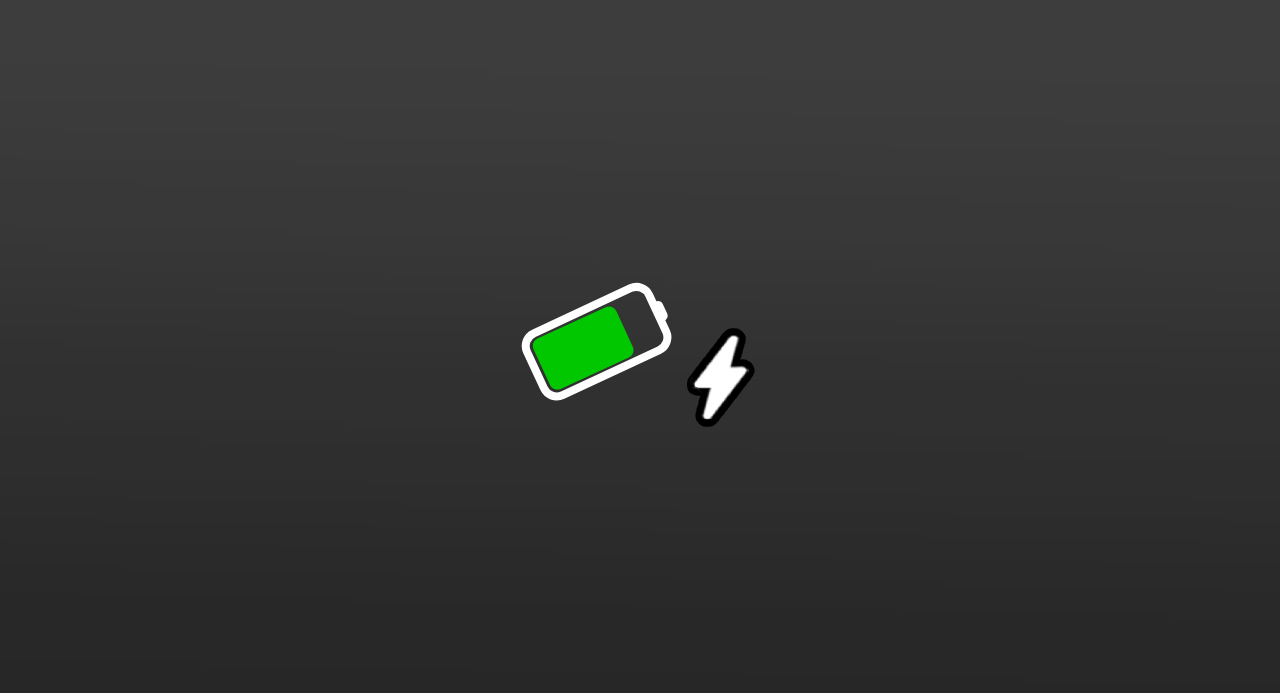
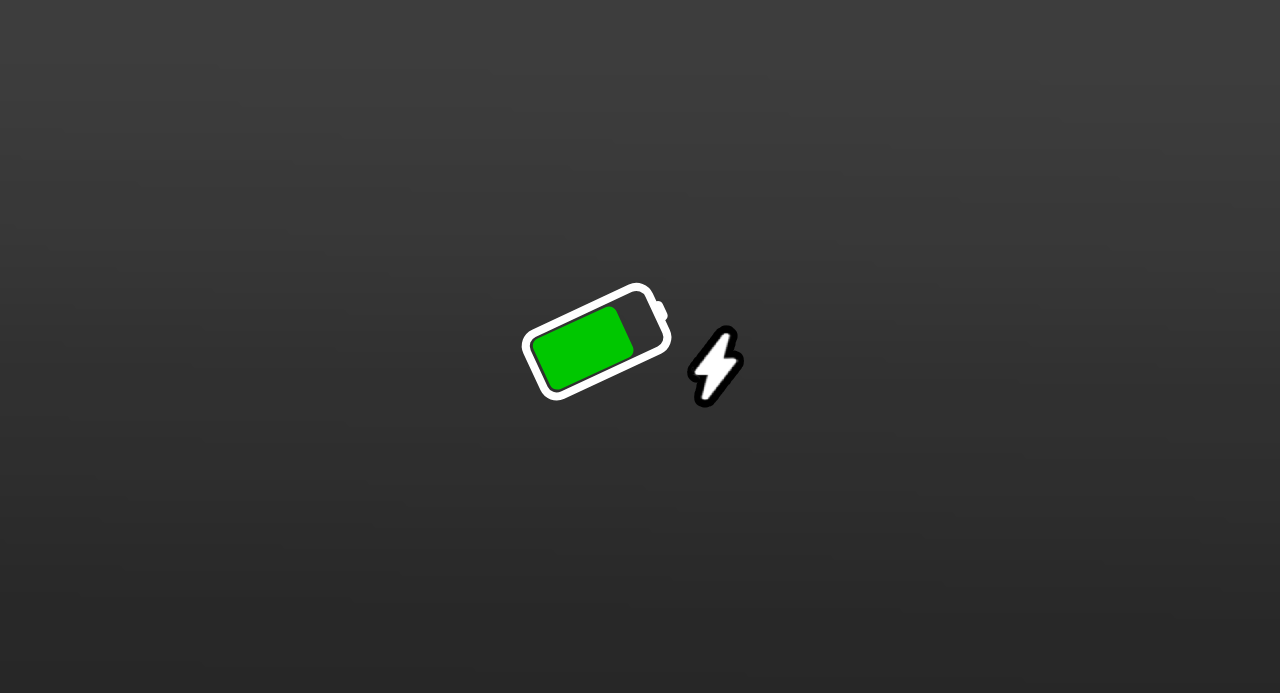
Before/after of a 1280px x 693px layered artwork. What changed in the layer stack:
painted on "Ebene 3" over [690, 332, 749, 421]
